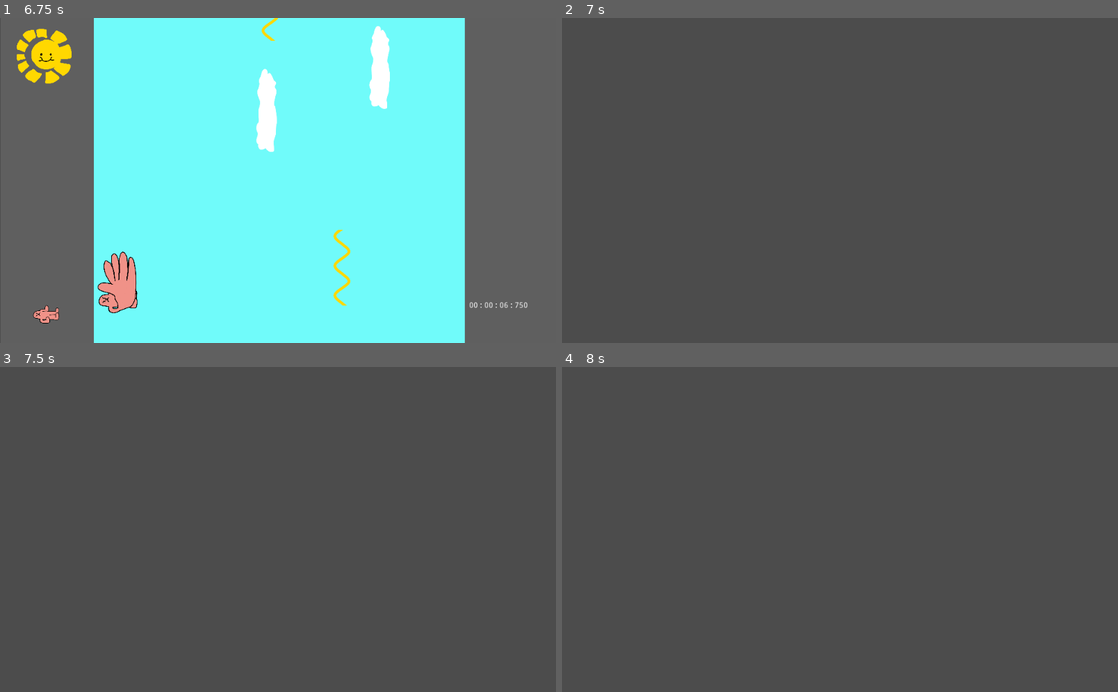
Above: before the commit, frames 1-4 (two rows, left to right).
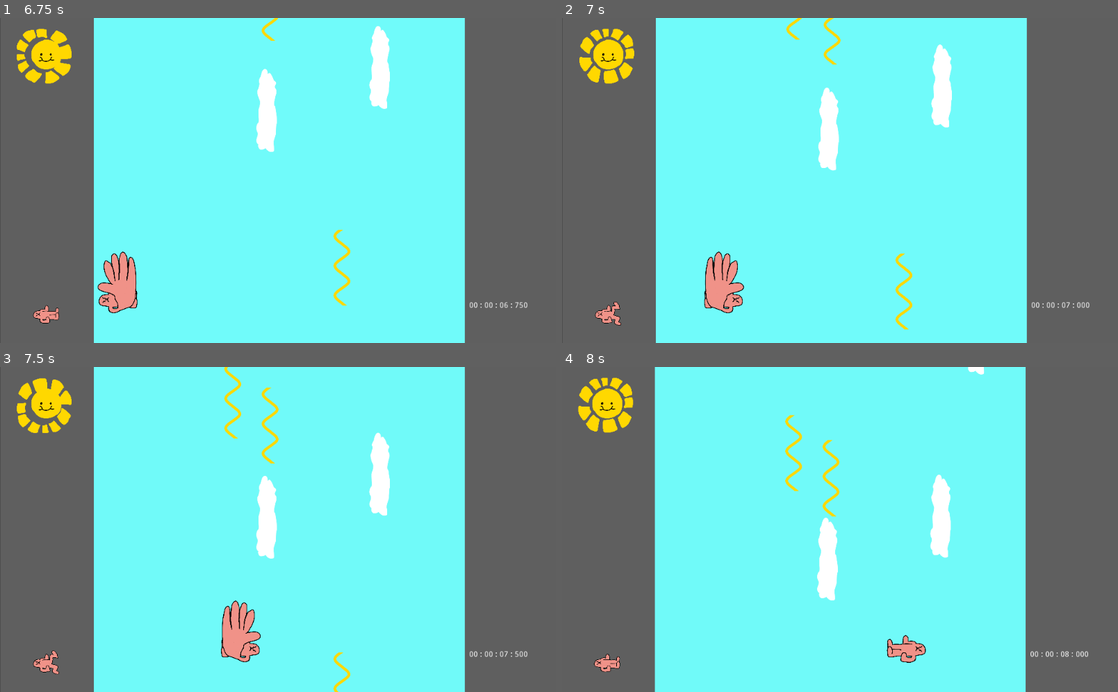
Above: after the commit, the same moments.

Repository: whenbellstoll/KillTheSun
Game: Godot game, scene res://Game.tscn
Same seed, same stepped clock (60 frames per second), same inputs: the game is played once before the commit and once after it. This scene is started directly instead of the project's main scene.
Inputs:
- Up to frame 1 (6.75 s): hold Right (move_right) 0.53-2.03 s; tap Space (slap) every 0.75 s from 0.6 to 6.6 s; hold Left (move_left) 2.03-2.78 s; hold Right (move_right) 2.78-4.28 s; hold Left (move_left) 4.28-5.03 s; hold Right (move_right) 5.03-5.78 s; hold Left (move_left) from 5.78 s (still down)
- Up to frame 2 (7 s): keep holding Left (move_left)
- Up to frame 3 (7.5 s): release Left (move_left) at 7.28 s; hold Right (move_right) from 7.28 s (still down); tap Space (slap) at 7.35 s
- Up to frame 4 (8 s): keep holding Right (move_right)

Frame 1 is identical in both runs. In frame 2, 68% of the frame differs, in the area x 3-95%, y 0-100%; in frame 3, 68%; in frame 4, 68%, in the area x 2-95%, y 0-100%.

Commit message:
Game Breaking Bug Fix

Diff:
--- a/Game.tscn
+++ b/Game.tscn
@@ -193,6 +193,7 @@
 [node name="StaticBody2D" parent="PlayerTracker/LeftMargin" instance=ExtResource( 3 )]
 visible = false
 scale = Vector2( 0.0497176, 0.049926 )
+collision_layer = 16
 
 [node name="Sun" type="Sprite" parent="PlayerTracker"]
 position = Vector2( -431, -229 )
@@ -226,6 +227,7 @@
 [node name="StaticBody2D" parent="PlayerTracker/RightMargin" instance=ExtResource( 3 )]
 visible = false
 scale = Vector2( 0.0497176, 0.0499259 )
+collision_layer = 16
 
 [node name="Spawner" parent="PlayerTracker" instance=ExtResource( 4 )]
 
--- a/Player.tscn
+++ b/Player.tscn
@@ -238,7 +238,7 @@
 }
 
 [node name="Player" type="KinematicBody2D"]
-collision_mask = 2
+collision_mask = 18
 script = ExtResource( 4 )
 
 [node name="SlapAnimation" type="Timer" parent="."]
@@ -279,14 +279,14 @@
 position = Vector2( 35, 220 )
 enabled = true
 cast_to = Vector2( 8, 0 )
-collision_mask = 2
+collision_mask = 18
 collide_with_areas = true
 
 [node name="LeftPlatformDetector" type="RayCast2D" parent="."]
 position = Vector2( -36, 220 )
 enabled = true
 cast_to = Vector2( -8, 0 )
-collision_mask = 2
+collision_mask = 18
 collide_with_areas = true
 
 [node name="AudioStreamPlayer" type="AudioStreamPlayer" parent="."]
